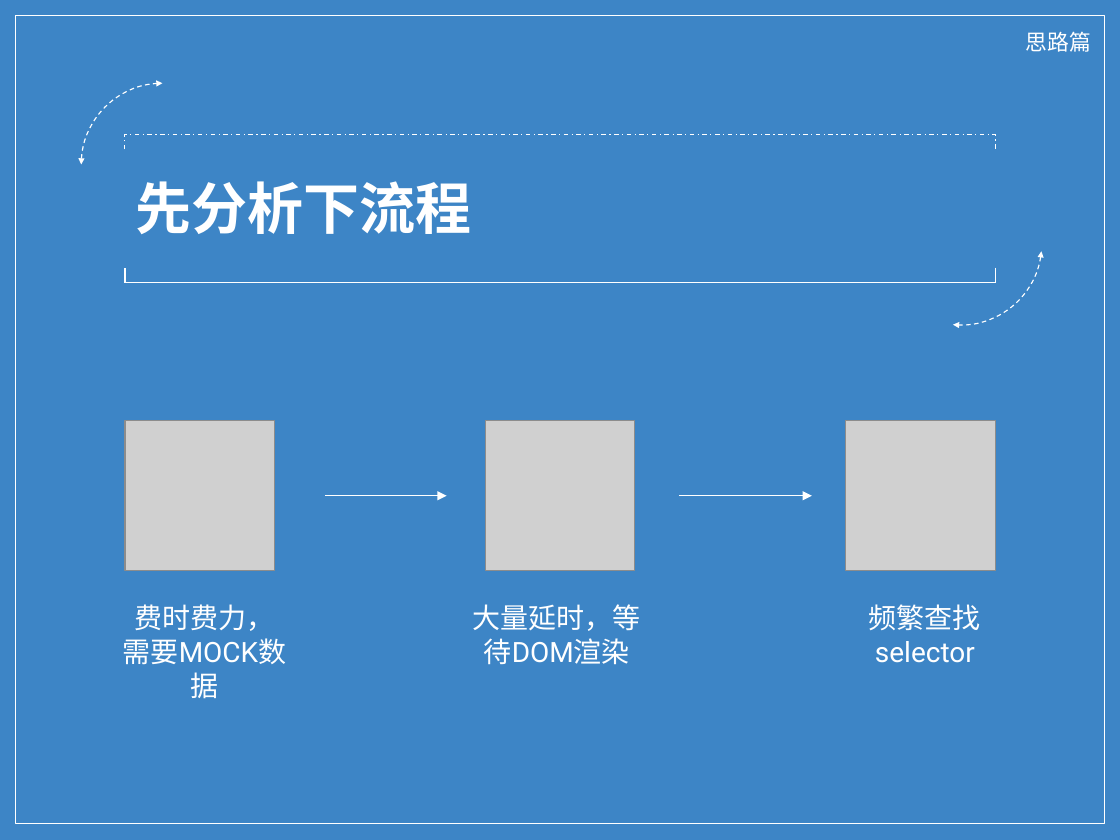
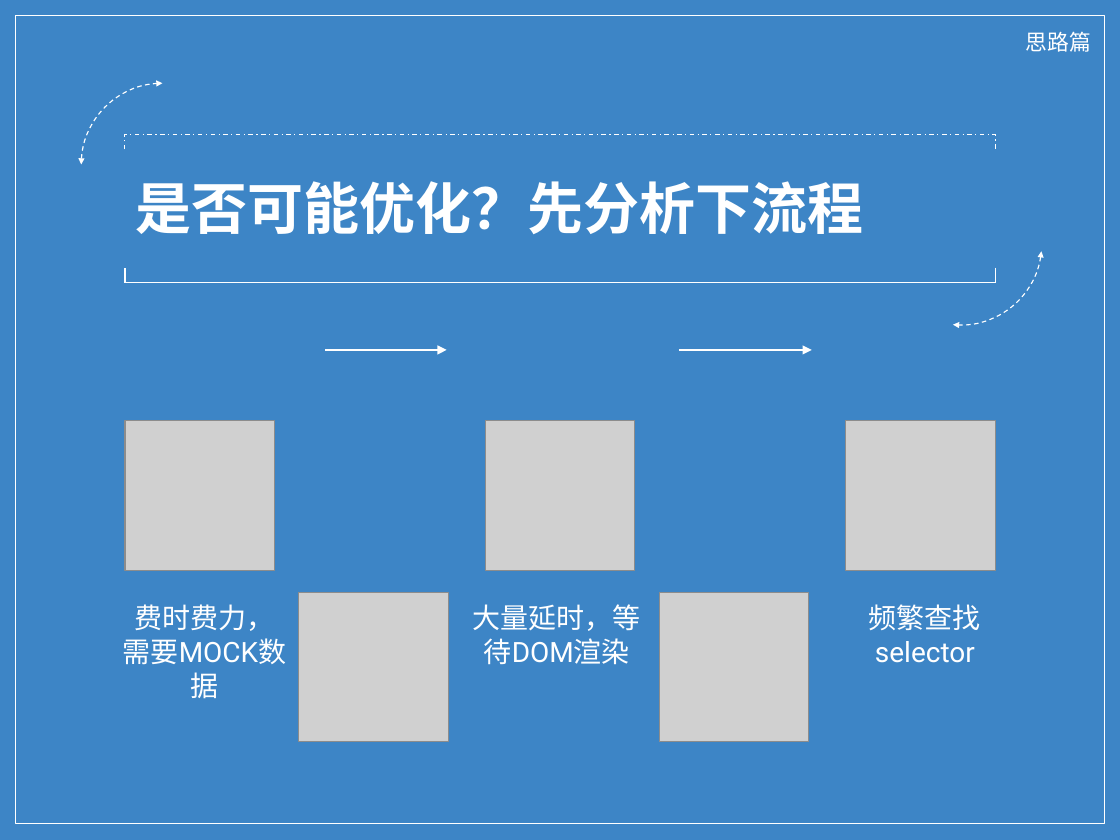
Before and after one commit to wu0792/ats_client, a slide deck: slide 5 of ext/share.pptx. Drawn at 1120x840 pixels with LibreOffice and Linux fonts; fonts in the diff are those of the drawing; grey boxes stand for pictures; background and template pictures are left out. Boxes give left, top, right and bottom in pixels: in the first picture for what was removed or moved away, otherwise in the second. Text is boxed around its words. In the diff, an @@ line names an element or a change of style, - is before the commit and + after.

```diff
--- a/ext/share.pptx
+++ b/ext/share.pptx
@@ title at (135,181,863,234): text changed @@
-先分析下流程
+是否可能优化？先分析下流程
@@ arrow moved from (326, 496) - (447, 496) to (326, 349) - (447, 349) @@
@@ arrow moved from (679, 496) - (812, 496) to (679, 349) - (812, 349) @@
@@ picture added at (299,592,448,741) @@
@@ picture added at (660,592,809,741) @@
```
Also in this commit, not shown: 5 other slides changed, 2 slides removed, 19 other files.
